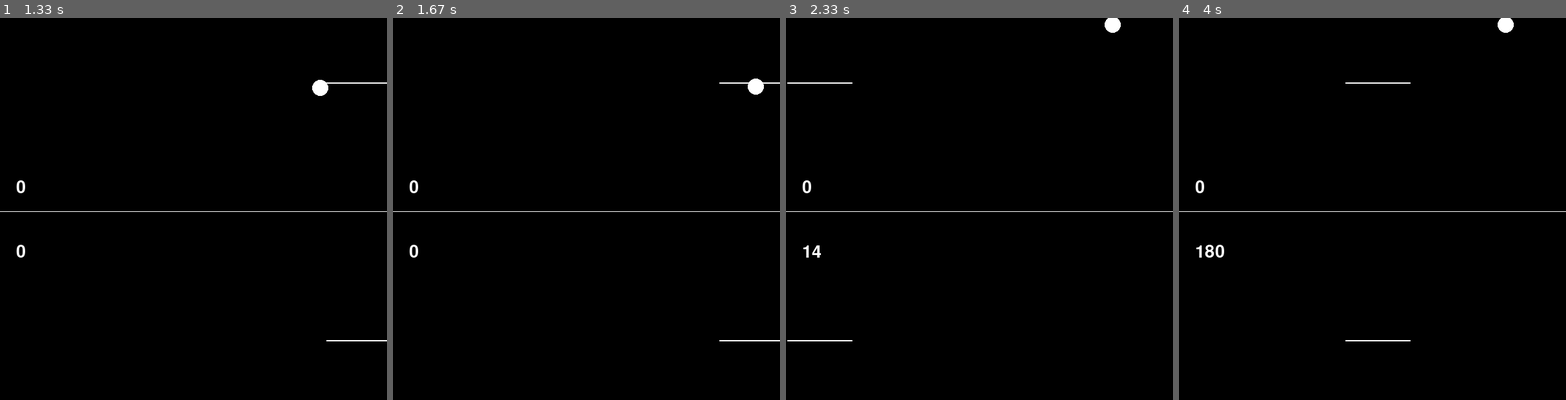
Above: before the commit, frames 1-4 (left to right).
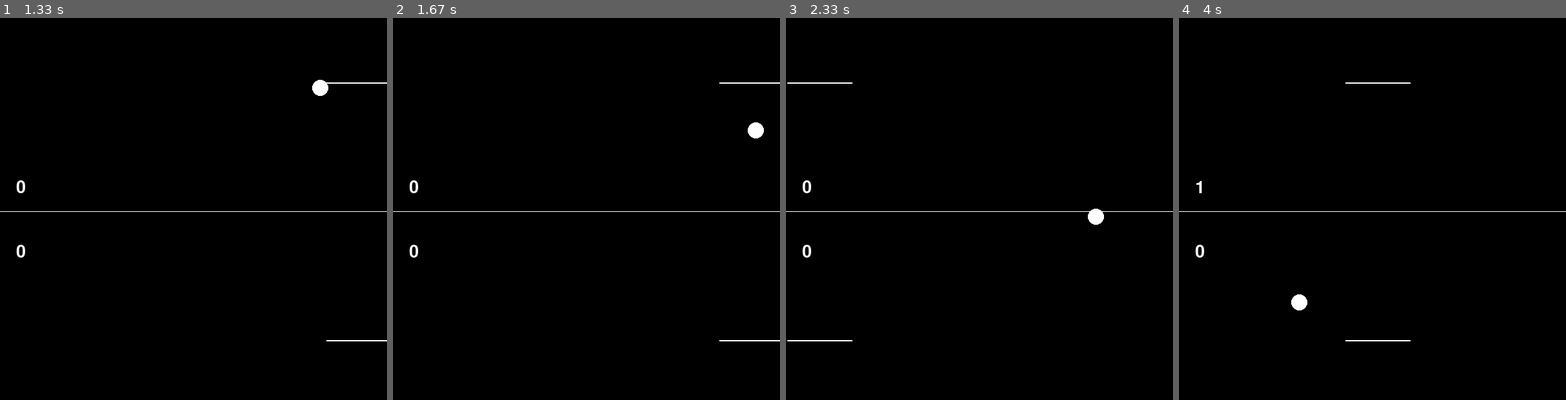
Above: after the commit, the same moments.

Repository: Pkpratik/pygame-class
Game: pygame game, started from Jonah/Projects/P5.0 - 2player Pong.py
Same seed, same stepped clock (60 frames per second), same inputs: the game is played once before the commit and once after it.
Inputs:
- Up to frame 1 (1.33 s): tap Space at 0.33, 0.73, 1.03, 1.23 s; hold Right 0.67-1.13 s; hold D 0.67-1.13 s; hold Right from 1.17 s (still down); hold D from 1.17 s (still down)
- Up to frame 2 (1.67 s): tap Space at 1.53 s; release Right at 1.63 s; release D at 1.63 s
- Up to frame 3 (2.33 s): hold Left 1.67-2.2 s; hold A 1.67-2.2 s; tap Space at 1.73, 2.03, 2.3 s; hold Left from 2.23 s (still down); hold A from 2.23 s (still down)
- Up to frame 4 (4 s): tap Space at 2.6, 2.73, 3.03, 3.4, 3.7, 3.9 s; release Left at 2.63 s; release A at 2.63 s; hold Right 2.67-3.3 s; hold D 2.67-3.3 s; hold Left 3.33-3.8 s; hold A 3.33-3.8 s; hold Right from 3.83 s (still down); hold D from 3.83 s (still down)

Frame 1 is identical in both runs. In frame 2, 0.3% of the frame differs, in the area x 91-96%, y 15-32%; in frame 3, 0.4%; in frame 4, 0.5%, in the area x 4-87%, y 0-77%.

Commit message:
fixed errors

Diff:
--- a/Jonah/Projects/P5.0 - 2player Pong.py
+++ b/Jonah/Projects/P5.0 - 2player Pong.py
@@ -19,7 +19,7 @@
 barspeed=8
 
 #sounds
-barhit=pygame.mixer.Sound('Projects/2pp_barsound.wav')
+barhit=pygame.mixer.Sound('Jonah/Projects/2pp_barsound.wav')
 
 #Bar1 (Up)
 line1=pygame.draw.line(screen,white,(250,500),(350,500),2)
@@ -41,46 +41,56 @@
 
         self.forward_speed=2
         self.downward_speed=2
-
+        self.setup=False
+        self.setdown=False
         self.space_pressed=False
     def update(self):
         pygame.draw.rect(screen,white,self.rect,0,25)
         #(GOING TO BE UPDATED) Whichever has the ball, should be able to press space to let the ball loose
-        if self.space_pressed==False:
-            self.rect.center=(300,300)
+        print(self.setdown,self.setup)
+        if self.setdown==False and self.setup==False:
+            if self.space_pressed==False:
+                self.rect.center=(300,300)
+            else:
+                self.rect.x+=self.forward_speed
+                self.rect.y-=self.downward_speed
+                # if self.rect.bottom>=h or self.rect.top<=0:
+                #     self.downward_speed=-self.downward_speed
+                if self.rect.left<=0 or self.rect.right>=w:
+                    self.forward_speed=-self.forward_speed
+                #Bar1
+                if self.rect.colliderect(bar1):
+                    pygame.mixer.Sound.play(barhit)
+                    if self.downward_speed<0:
+                        self.downward_speed=-self.downward_speed
+                #Bar2
+                if self.rect.colliderect(bar2):
+                    pygame.mixer.Sound.play(barhit)
+                    if self.downward_speed>0:
+                        self.downward_speed=-self.downward_speed
         else:
-            self.rect.x+=self.forward_speed
-            self.rect.y-=self.downward_speed
-            if self.rect.bottom>=h or self.rect.top<=0:
-                self.downward_speed=-self.downward_speed
-            if self.rect.left<=0 or self.rect.right>=h:
-                self.forward_speed=-self.forward_speed
-            #Bar1
-            if self.rect.colliderect(bar1):
-                pygame.mixer.Sound.play(barhit)
-                self.forward_speed=-self.forward_speed
-                self.forward_speed=-self.forward_speed
-                self.downward_speed=-self.downward_speed
-            #Bar2
-            if self.rect.colliderect(bar2):
-                pygame.mixer.Sound.play(barhit)
-                self.forward_speed=-self.forward_speed
-                self.forward_speed=-self.forward_speed
-                self.downward_speed=-self.downward_speed
-    def turnup(self):
-        if self.space_pressed==False:
-            self.rect.centerx=bar1.centerx
-            self.rect.bottom=bar1.centery
-        else:
-            self.rect.x+=self.forward_speed
-            self.rect.y-=self.downward_speed
-    def turndown(self):
-        if self.space_pressed==False:
-            self.rect.centerx=bar2.centerx
-            self.rect.bottom=bar2.centery
-        else:
-            self.rect.x-=self.forward_speed
-            self.rect.y+=self.downward_speed
+            print("hhhhhhh")
+            if self.setdown==True:
+                self.rect.centerx=bar2.centerx
+                self.rect.top=bar2.centery+1
+            if self.setup==True:
+                self.rect.centerx=bar1.centerx
+                self.rect.bottom=bar1.centery-1
+
+    # def turnup(self):
+    #     if self.space_pressed==False:
+    #         self.rect.centerx=bar1.centerx
+    #         self.rect.bottom=bar1.centery
+    #     else:
+    #         self.rect.x+=self.forward_speed
+    #         self.rect.y-=self.downward_speed
+    # def turndown(self):
+    #     if self.space_pressed==False:
+    #         self.rect.centerx=bar2.centerx
+    #         self.rect.bottom=bar2.centery
+    #     else:
+    #         self.rect.x-=self.forward_speed
+    #         self.rect.y+=self.downward_speed
 
 ball1=ball()
 
@@ -103,6 +113,9 @@
         bar1=pygame.Rect.move(bar1,-barspeed,0)
     if key[pygame.K_SPACE]==1:
         ball1.space_pressed=True
+        ball1.setdown=False
+        ball1.setup=False
+
 
     #Pongbar2
     if key[pygame.K_d]==1 and bar2.right<=w:
@@ -112,10 +125,10 @@
 
     if ball1.rect.bottom>=h:
         scoreup+=1
-        ball1.turnup()
+        ball1.setup=True
     if ball1.rect.top<=0:
         scoredown+=1
-        ball1.turndown()
+        ball1.setdown=True
 
 
 
